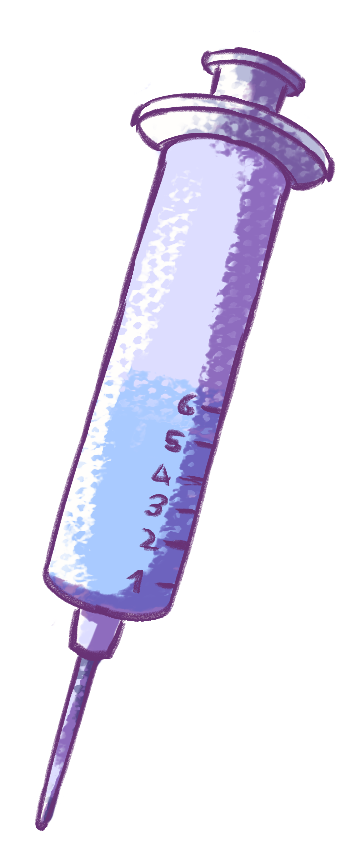
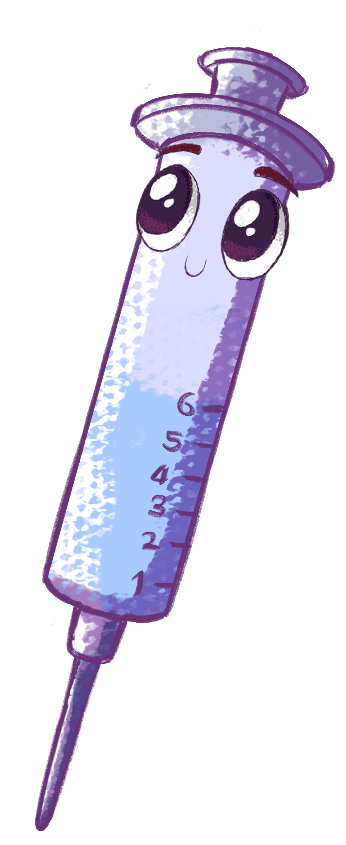
The second 346 x 845 image is a revision of the first. Changes to its layers:
added layer "Group 4" above "Group 3" over [34, 30, 336, 831]
added layer "Group 3" above "Group 2" over [35, 30, 336, 831]
added layer "Group 2" above "Group 5" over [35, 30, 336, 828]
renamed "2" to "2 copy", hid it, moved it into group "Group 5" over [35, 30, 336, 831]
